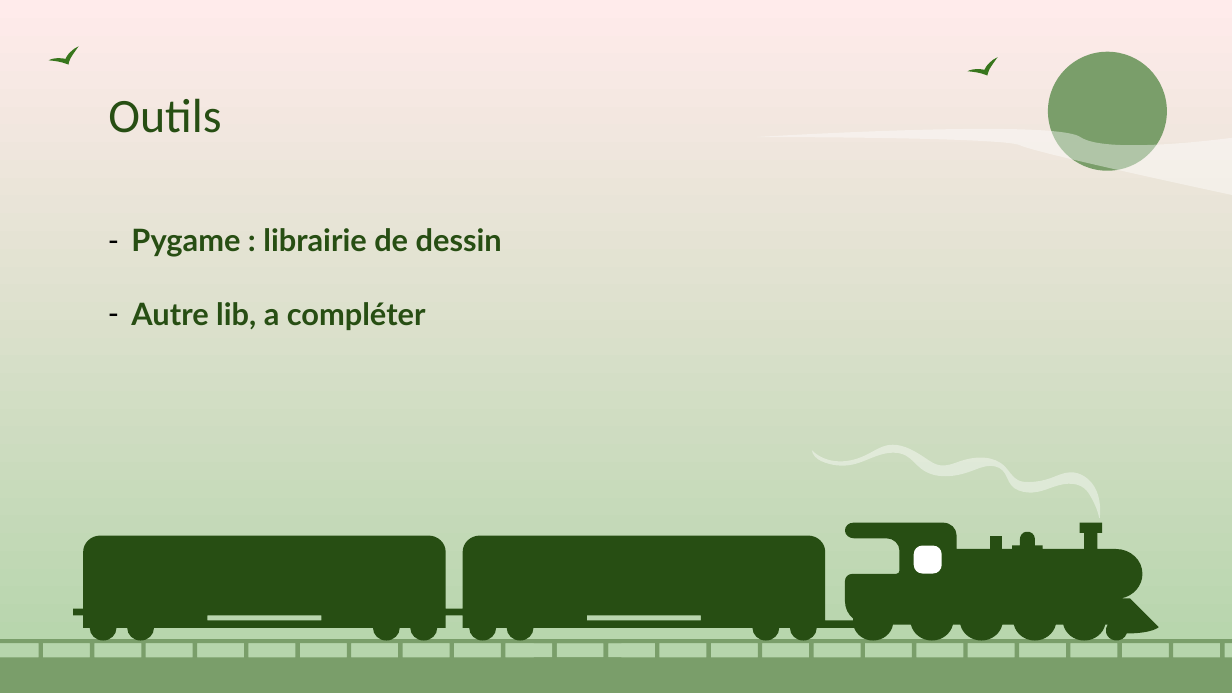
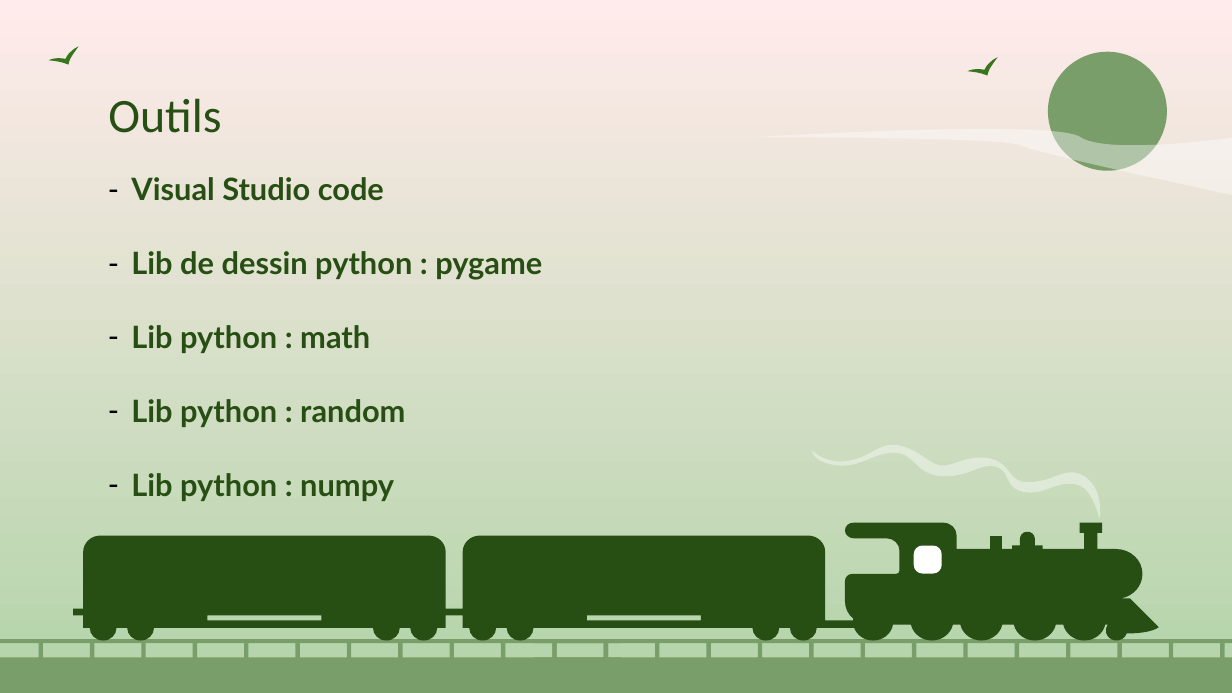
Before and after one commit to Smoother19/MusicAnimation, a slide deck: slide 10 of docs/presentation/ConceptPres.pptx. Drawn at 1232x693 pixels with LibreOffice and Linux fonts; fonts in the diff are those of the drawing. Boxes give left, top, right and bottom in pixels: in the first picture for what was removed or moved away, otherwise in the second. Text is boxed around its words. In the diff, an @@ line names an element or a change of style, - is before the commit and + after.

```diff
--- a/docs/presentation/ConceptPres.pptx
+++ b/docs/presentation/ConceptPres.pptx
@@ table at bbox=[96, 158, 965, 693] @@
-row 1, column 1: Pygame : librairie de dessin / Autre lib, a compléter
+row 1, column 1: Visual Studio code / Lib de dessin python : pygame / Lib python : math / Lib python : random / Lib python : numpy
@@ table: place and size @@
-table at bbox=[96, 208, 965, 689]
+table at bbox=[96, 158, 965, 693]
```
Also in this commit, not shown: 4 other slides changed, 1 slide removed.
